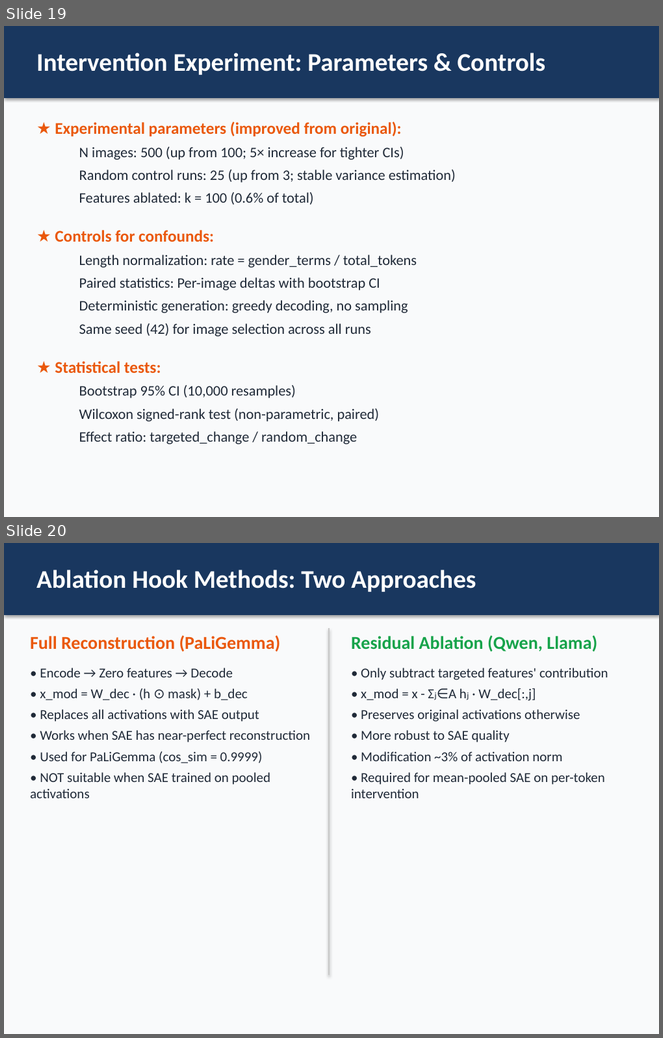
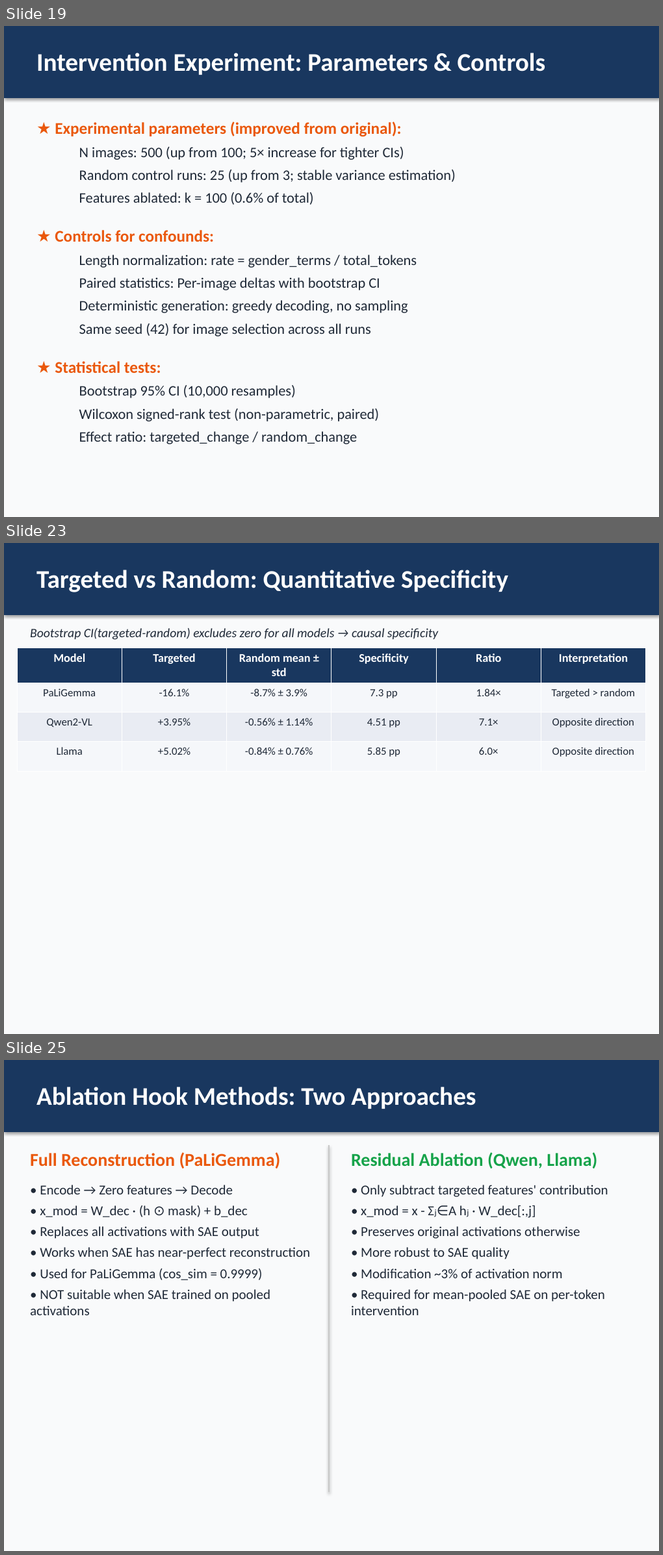
Before and after one commit to nour-mubarak/mechanistic_intrep, a slide deck: sae_captioning_project/presentation/SAE_Gender_Bias_Supervisor_Presentation.pptx. Shown one above the other, each under a label of ours: slides 19 and 20 before the commit, slides 19, 23 and 25 after it; the slides between them are not shown. The pictures are 663x1038 and 663x1555 pixels, drawn with LibreOffice and Linux fonts; fonts in the diff are those of the drawing. Boxes give left, top, right and bottom in pixels: in the first picture for what was removed or moved away, otherwise in the second. Text is boxed around its words. In the diff, an @@ line names an element or a change of style, - is before the commit and + after.

```diff
--- a/sae_captioning_project/presentation/SAE_Gender_Bias_Supervisor_Presentation.pptx
+++ b/sae_captioning_project/presentation/SAE_Gender_Bias_Supervisor_Presentation.pptx
@@ slide 23 added at (x1=4, y1=543, x2=659, y2=1034), background #F9FAFB @@
@@ rectangle added at (x1=4, y1=543, x2=659, y2=615), fill #19375F @@
@@ text added at (x1=36, y1=570, x2=508, y2=592), 28 pt, text #FFFFFF, bold @@
+Targeted vs Random: Quantitative Specificity
@@ text added at (x1=30, y1=628, x2=438, y2=640), 14 pt, text #1F2937, italic @@
+Bootstrap CI(targeted-random) excludes zero for all models → causal specificity
@@ table added at (x1=17, y1=648, x2=646, y2=766), 4 rows, 6 columns @@
+Model | Targeted | Random mean ± std | Specificity | Ratio | Interpretation
+PaLiGemma | -16.1% | -8.7% ± 3.9% | 7.3 pp | 1.84× | Targeted > random
+Qwen2-VL | +3.95% | -0.56% ± 1.14% | 4.51 pp | 7.1× | Opposite direction
+Llama | +5.02% | -0.84% ± 0.76% | 5.85 pp | 6.0× | Opposite direction
@@ what was slide 20 is now slide 25 @@
```
Also in this commit, not shown: 4 other slides added, 4 other files.
